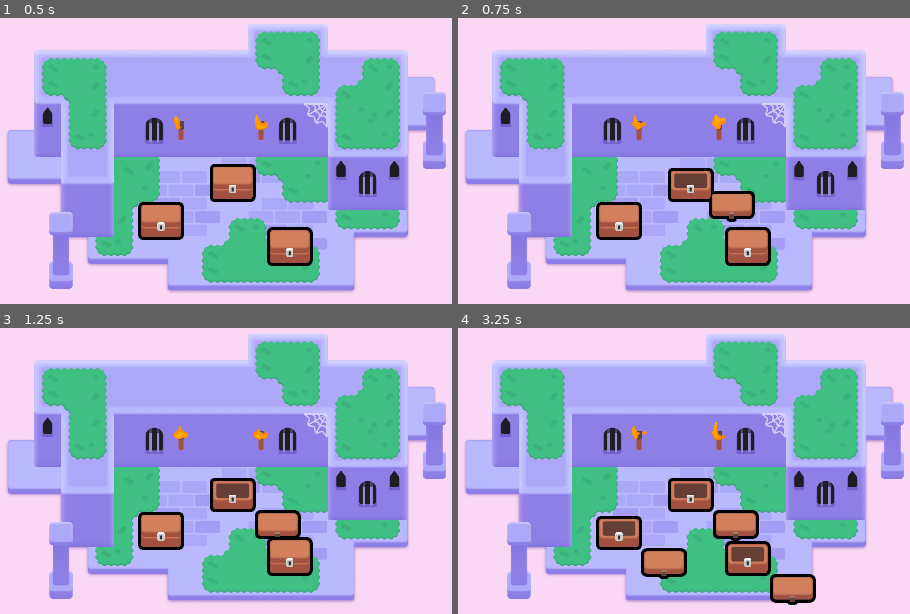
Above: before the commit, frames 1-4 (two rows, left to right).
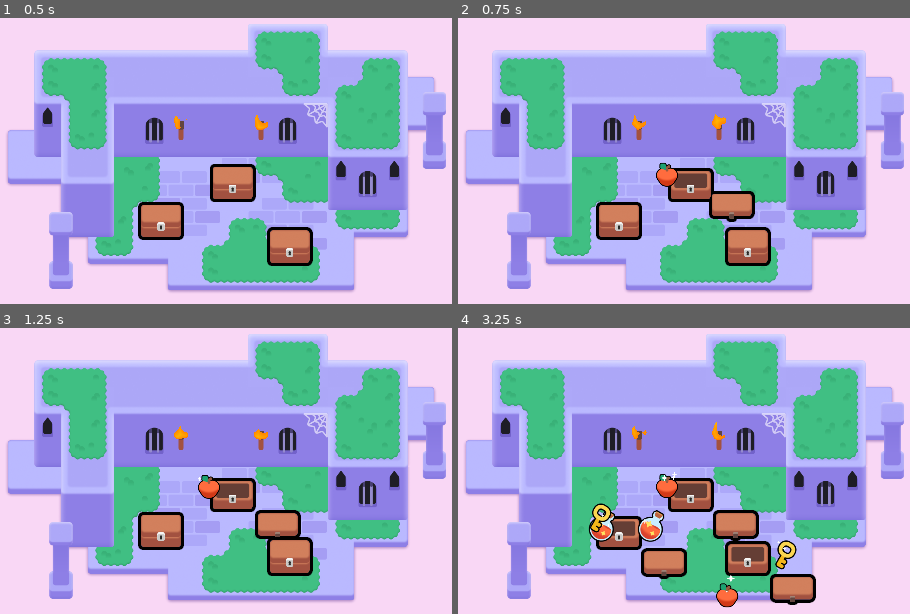
Above: after the commit, the same moments.

Repository: keliang5/2d-GameDev-Course
Game: Godot game, scene res://lessons/mini_dungeon.tscn
Same seed, same stepped clock (60 frames per second), same inputs: the game is played once before the commit and once after it.
Inputs (mouse positions are in pixels of both pictures, inside the frame that each line leads up to):
- Up to frame 1 (0.5 s): no input
- Up to frame 2 (0.75 s): tap Enter at 0.5 s; move the mouse to (693, 183) at 0.52 s; press the mouse at (693, 183) at 0.53 s; hold D (move_right) from 0.53 s (still down)
- Up to frame 3 (1.25 s): keep holding D (move_right); tap Space at 0.77 s
- Up to frame 4 (3.25 s): move the mouse to (620, 531) at 1.27 s; release D (move_right) at 1.28 s; release the mouse at (620, 531) at 1.28 s; hold S (move_down) 1.28-2.03 s; right-click (620, 531) at 1.35 s; click (620, 531) at 1.42 s; tap Space at 1.52, 3.02 s; move the mouse to (747, 556) at 2.02 s; hold D (move_right) 2.03-2.78 s; tap Z at 2.1 s; click (747, 556) at 2.17 s; move the mouse to (638, 573) at 2.77 s; hold W (move_up) from 2.78 s (still down); click (638, 573) at 2.85 s

Frame 1 is identical in both runs. In frame 2, 0.3% of the frame differs, in the area x 43-49%, y 50-60%; in frame 3, 0.3%; in frame 4, 2.0%, in the area x 28-75%, y 50-98%.

Commit message:
L6 and practice complete

Diff:
--- a/M06.looting_workbook/lessons/chest/chest.gd
+++ b/M06.looting_workbook/lessons/chest/chest.gd
@@ -1,4 +1,6 @@
 extends Area2D
+
+@export var possible_item:Array[PackedScene] = []
 
 @onready var canvas_group: CanvasGroup = $CanvasGroup
 @onready var animation_player: AnimationPlayer = $AnimationPlayer
@@ -35,3 +37,16 @@
 	animation_player.play("open")
 
 	input_pickable = false
+
+	if possible_item.is_empty():
+		return
+	for current_index in range(randi_range(1, 3)):
+		_spawn_randon_item()
+
+func _spawn_randon_item() -> void:
+	var loot_item: Area2D = possible_item.pick_random().instantiate()
+	add_child(loot_item)
+	var random_angle := randf_range(0.0, 2.0 * PI)
+	var random_direction := Vector2(1.0, 0.0).rotated(random_angle)
+	var random_distance := randf_range(60.0, 120.0)
+	loot_item.position = random_direction * random_distance
--- a/M06.looting_workbook/lessons/chest/chest.tscn
+++ b/M06.looting_workbook/lessons/chest/chest.tscn
@@ -1,10 +1,13 @@
-[gd_scene load_steps=11 format=3 uid="uid://dvar8ktg08lpx"]
+[gd_scene load_steps=14 format=3 uid="uid://dvar8ktg08lpx"]
 
 [ext_resource type="Texture2D" uid="uid://c3hwsm5ugp8qw" path="res://lessons/chest/bottom.png" id="1_bh8a2"]
 [ext_resource type="Shader" path="res://lessons/chest/group_outline.gdshader" id="1_e1ymb"]
 [ext_resource type="Script" path="res://lessons/chest/chest.gd" id="1_syh4s"]
+[ext_resource type="PackedScene" uid="uid://0i1g0cunmseb" path="res://lessons/items/apple.tscn" id="2_1xngv"]
 [ext_resource type="Texture2D" uid="uid://bnem1cahhoxdk" path="res://lessons/chest/top.png" id="2_tr0eu"]
+[ext_resource type="PackedScene" uid="uid://ctqyr0ufyoktk" path="res://lessons/items/key.tscn" id="3_0kuci"]
 [ext_resource type="Texture2D" uid="uid://bu2jin246nel5" path="res://lessons/chest/lock.png" id="3_8iw6n"]
+[ext_resource type="PackedScene" uid="uid://hdxqgspfcaur" path="res://lessons/items/potion.tscn" id="4_25wfs"]
 
 [sub_resource type="RectangleShape2D" id="RectangleShape2D_3lyl5"]
 size = Vector2(97, 79)
@@ -53,6 +56,7 @@
 
 [node name="Chest" type="Area2D"]
 script = ExtResource("1_syh4s")
+possible_item = Array[PackedScene]([ExtResource("2_1xngv"), ExtResource("3_0kuci"), ExtResource("4_25wfs")])
 
 [node name="CollisionShape2D" type="CollisionShape2D" parent="."]
 visible = false
--- a/M06.looting_workbook/practices/L6.P1.the_pinata/balloon_pinata.gd
+++ b/M06.looting_workbook/practices/L6.P1.the_pinata/balloon_pinata.gd
@@ -19,14 +19,16 @@
 
 func spawn_candy() -> void:
 	# You have to loop 3 times over the next lines of code!
-	for current_index in range(0):
+	for current_index in range(3):
 		# Complete the variables to calculate a random position in a circle using polar coordinates.
-		var radius := 0.0
-		var angle := 0.0
+		var radius := randf_range (0, 100.0)
+		var angle := randf_range(0.0, 2.0 * PI)
 
-		var random_direction := Vector2()
-		var random_position := Vector2()
+		var random_direction := Vector2(1.0, 0.0).rotated(angle)
+		var random_position := Vector2(radius * random_direction)
 
 		# Instantiate and add the candy as a child of the piñata.
 		const CANDY_PACKED_SCENE := preload("candy/candy.tscn")
-		var candy: Node2D = null
+		var candy: Node2D = CANDY_PACKED_SCENE.instantiate()
+		add_child(candy)
+		candy.position = random_position
--- a/M06.looting_workbook/practices/L6.P1.the_pinata/balloon_pinata.tscn
+++ b/M06.looting_workbook/practices/L6.P1.the_pinata/balloon_pinata.tscn
@@ -1,9 +1,9 @@
-[gd_scene load_steps=6 format=3]
+[gd_scene load_steps=6 format=3 uid="uid://ceyklljlgs8dy"]
 
 [ext_resource type="Script" path="res://practices/L6.P1.the_pinata/balloon_pinata.gd" id="1_w1uds"]
-[ext_resource type="Material" path="res://practices/L6.P1.the_pinata/material.tres" id="2_h718a"]
-[ext_resource type="Texture2D" path="res://practices/L6.P1.the_pinata/balloon_tail.png" id="3_8kwgq"]
-[ext_resource type="Texture2D" path="res://practices/L6.P1.the_pinata/balloon_top.png" id="4_5cass"]
+[ext_resource type="Material" uid="uid://dwoekm186ke5c" path="res://practices/L6.P1.the_pinata/material.tres" id="2_h718a"]
+[ext_resource type="Texture2D" uid="uid://ypt6hxuqpeen" path="res://practices/L6.P1.the_pinata/balloon_tail.png" id="3_8kwgq"]
+[ext_resource type="Texture2D" uid="uid://c5wl76sq80jjm" path="res://practices/L6.P1.the_pinata/balloon_top.png" id="4_5cass"]
 
 [sub_resource type="CapsuleShape2D" id="CapsuleShape2D_xb8xq"]
 radius = 47.0
--- a/M06.looting_workbook/practices/L6.P1.the_pinata/the_pinata.tscn
+++ b/M06.looting_workbook/practices/L6.P1.the_pinata/the_pinata.tscn
@@ -1,16 +1,11 @@
-[gd_scene load_steps=3 format=3]
+[gd_scene load_steps=2 format=3 uid="uid://d1brkkterrtad"]
 
-[ext_resource type="PackedScene" path="res://practices/L6.P1.the_pinata/balloon_pinata.tscn" id="1_33y8y"]
-[ext_resource type="Script" path="res://practices/L6.P1.the_pinata/balloon_pinata.gd" id="2_qwpvp"]
+[ext_resource type="PackedScene" uid="uid://ceyklljlgs8dy" path="res://practices/L6.P1.the_pinata/balloon_pinata.tscn" id="1_33y8y"]
 
 [node name="ThePiñata" type="Node2D"]
 metadata/_edit_horizontal_guides_ = []
 
-[node name="BalloonPinata" type="Area2D" parent="." instance=ExtResource("1_33y8y")]
-position = Vector2(960, 540)
-collision_layer = 2
-collision_mask = 0
-script = ExtResource("2_qwpvp")
+[node name="BalloonPinata" parent="." instance=ExtResource("1_33y8y")]
 
 [node name="ExtraVisuals" type="Node" parent="."]
 
